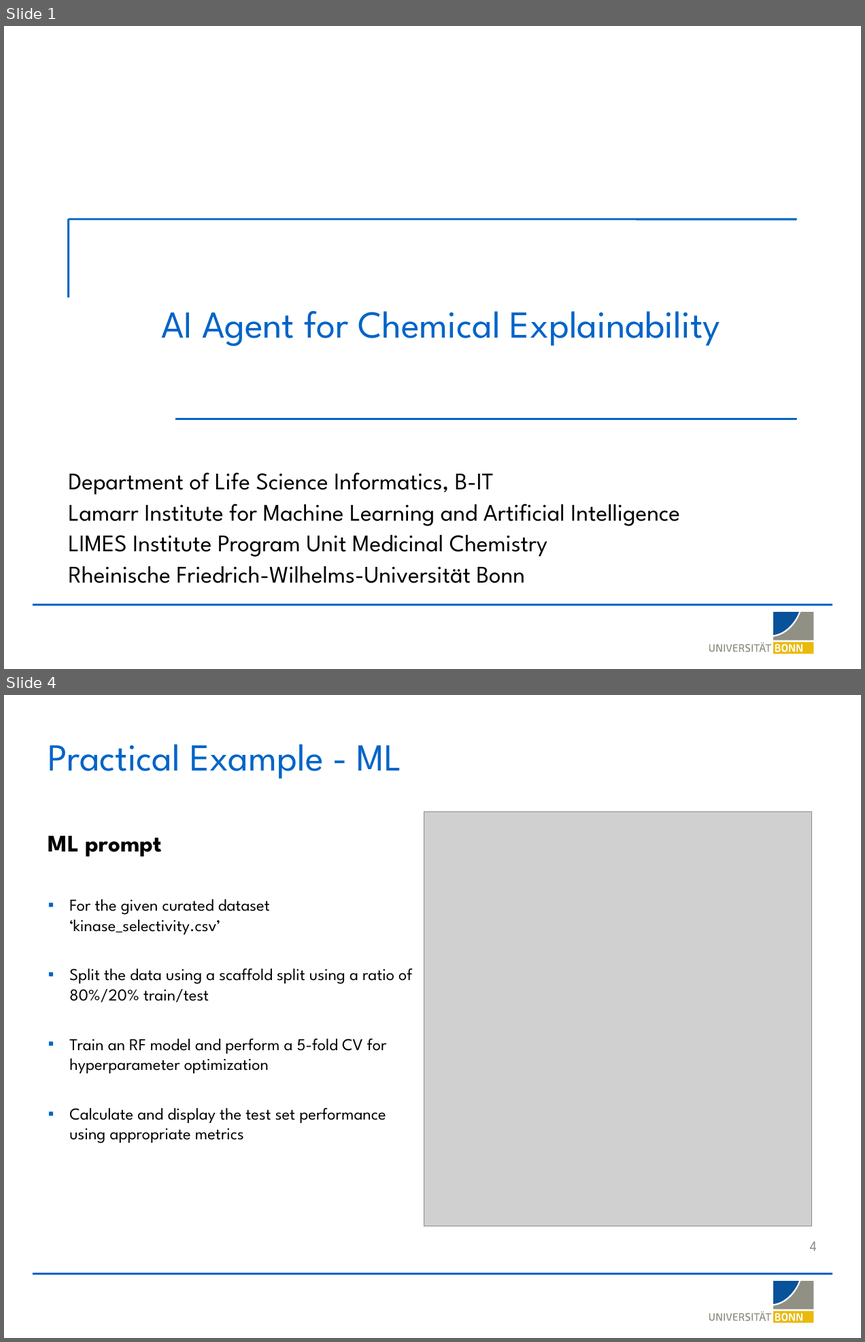
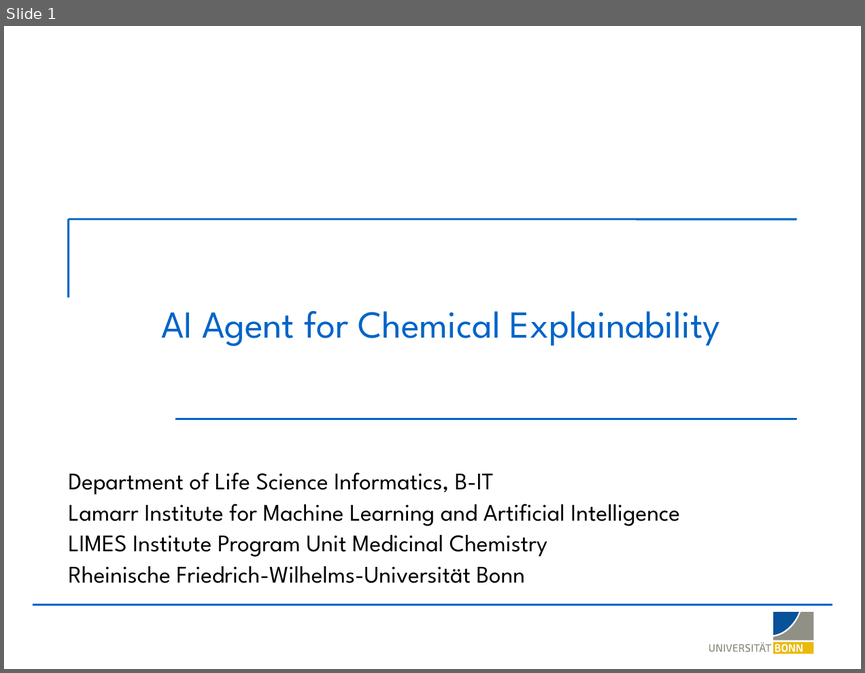
Before and after one commit to LSI-Uni-Bonn/ChemicHAL, a slide deck: slides/AI_Agent_Explainability.pptx. Shown one above the other, each under a label of ours: slides 1 and 4 before the commit, slide 1 after it; the slides between them are not shown. The pictures are 865x1342 and 865x673 pixels, drawn with LibreOffice and Linux fonts; fonts in the diff are those of the drawing; grey boxes stand for pictures; background and template pictures are left out. Boxes give left, top, right and bottom in pixels: in the first picture for what was removed or moved away, otherwise in the second. Text is boxed around its words. In the diff, an @@ line names an element or a change of style, - is before the commit and + after.

Commit message:
Add BRF algorithm, similarity-filtered MolCE foils, decomposition-based anchor occurrence
- ML: register BalancedRandomForestClassifier ("BRF") in train_model,
  build_model_from_split_file, train_on_split_file, and get_ml_info; route
  it through SHAP TreeExplainer.
- MolCE: rename `similarity_threshold` -> `scaffold_similarity_threshold`,
  add `min_similarity` Tanimoto cutoff on rebuilt foils with similarity-desc
  tiebreak on contrast ties; refactor top-N R-group/scaffold selection with
  early-stop and per-call foil reuse.
- MolAnchor: substructure occurrence now counts compounds whose BRICS
  decomposition actually produces the rule fragment(s), matching the
  population the anchor was drawable from; aggregator extended to use the
  union of merged-group fragments and store fragment_smiles per result.
- SHAP rendering: bump default mol_size to 1200x1200 and tighten contour
  params (sigma 0.22, gridResolution 0.04, 20 contour lines) for sharper
  atom-weight heatmaps.
- Slides: refresh AI_Agent_Explainability and figures_AI_agent decks.
- Add notebooks/test_xai_gnn_compatibility.ipynb.

```diff
--- a/slides/AI_Agent_Explainability.pptx
+++ b/slides/AI_Agent_Explainability.pptx
@@ slide 4 removed at (4,695,861,1338), background #FFFFFF; not listed: 20 template elements that a slide beside it also shows @@
@@ title removed at (48,744,402,779) @@
-Practical Example - ML
@@ picture removed at (424,811,812,1225) @@
@@ text removed at (48,836,412,1143) @@
-ML prompt
-▪ For the given curated dataset ‘kinase_selectivity.csv’
-▪ Split the data using a scaffold split using a ratio of 80%/20% train/test
-▪ Train an RF model and perform a 5-fold CV for hyperparameter optimization
-▪ Calculate and display the test set performance using appropriate metrics
@@ page number removed at (810,1241,817,1251) @@
-4
```
Also in this commit, not shown: 3 slides changed, 9 slides added, 8 other slides removed, 9 other files.
